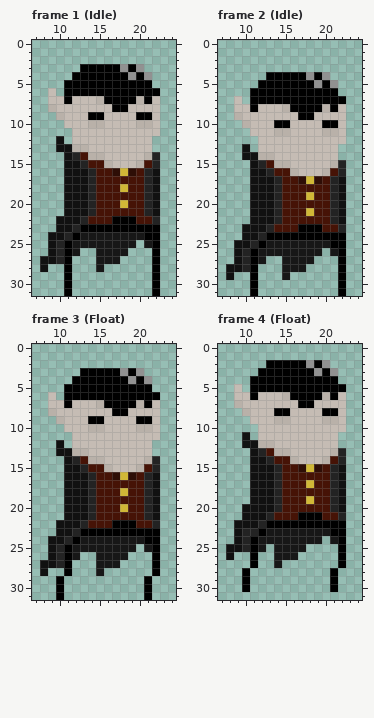
Edited in one commit: pixel-art file (Art/Vampire.aseprite). Above, as it was before the edit.
32x32 pixels, 5 frames. Shown: frame 1 (Idle): x 7..24, y 0..31; frame 2 (Idle): x 7..24, y 0..31; frame 3 (Float): x 7..24, y 0..31; frame 4 (Float): x 7..24, y 0..31. The commit also changed other frames, which this record leaves out.
After the commit:
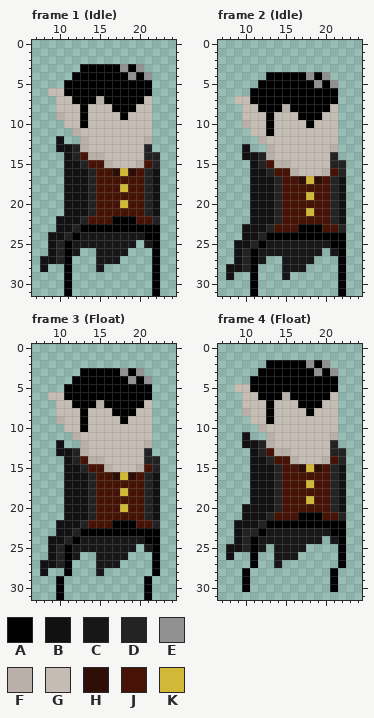
Palette (. is transparent): A #000000  B #111111  C #171717  D #232323  E #919191  F #b9b1a9  G #c5bcb4  H #2e0e06  J #461306  K #d1b837
Change:
--- frame 1 (Idle), layer "Layer 1"
@@ x 7..24 @@
  5 ....AAAAAAAAAAA...
- 6 ..G.AAAAAAAAAAAA..
- 7 ..GGAGGGFAAAAFAG..
- 8 ..FGGGGGGGAAGGGG..
- 9 ...FGGGAAGGGGAAG..
-10 ....GGGFFGGGGFFG..
-11 .....GGGGGGGGGGG..
-12 ...B.GGGGGGGGGG...
-13 ...BBFFGGGGGGGG...
-14 ....BDJFFGGGGGFD..
+ 6 ..GGAAAAAAAAAAA...
+ 7 ...GGAAAFAAAAAG...
+ 8 ...GGGAGGGAAAGG...
+ 9 ...FGGAGGGGAGGG...
+10 ....GGAGGGGGGGG...
+11 .....FGGGGGGGGG...
+12 ...B..FGGGGGGGF...
+13 ...BBDFGGGGGGGD...
+14 ....BDJFFGGGGGDD..
 15 ....BBDJJFGGGFJD..
--- frame 2 (Idle), layer "Layer 1"
@@ x 7..24 @@
  6 ....AAAAAAAAAAA...
- 7 ..G.AAAAAAAAAAAA..
- 8 ..GGAGGGFAAAAFAG..
- 9 ..FGGGGGGGAAGGGG..
-10 ...FGGGAAGGGGAAG..
-11 ....GGGFFGGGGFFG..
-12 .....GGGGGGGGGGG..
-13 ...B.GGGGGGGGGG...
-14 ...BBFFGGGGGGGG...
-15 ....BDJFFGGGGGFD..
+ 7 ..GGAAAAAAAAAAA...
+ 8 ...GGAAAFAAAAAG...
+ 9 ...GGGAGGGAAAGG...
+10 ...FGGAGGGGAGGG...
+11 ....GGAGGGGGGGG...
+12 .....FGGGGGGGGG...
+13 ...B..FGGGGGGGF...
+14 ...BBDFGGGGGGGD...
+15 ....BDJFFGGGGGDD..
 16 ....BBDJJFGGGFJD..
--- frame 3 (Float), layer "Layer 1": the same change as frame 1 (Idle)
--- frame 4 (Float), layer "Layer 1"
@@ x 7..24 @@
  4 ....AAAAAAAAAAA...
- 5 ..G.AAAAAAAAAAAA..
- 6 ..GGAGGGFAAAAFAG..
- 7 ..FGGGGGGGAAGGGG..
- 8 ...FGGGAAGGGGAAG..
- 9 ....GGGFFGGGGFFG..
-10 .....GGGGGGGGGGG..
-11 ...B.GGGGGGGGGG...
-12 ...BBFFGGGGGGGG...
-13 ....BDJFFGGGGGFD..
+ 5 ..GGAAAAAAAAAAA...
+ 6 ...GGAAAFAAAAAG...
+ 7 ...GGGAGGGAAAGG...
+ 8 ...FGGAGGGGAGGG...
+ 9 ....GGAGGGGGGGG...
+10 .....FGGGGGGGGG...
+11 ...B..FGGGGGGGF...
+12 ...BBDFGGGGGGGD...
+13 ....BDJFFGGGGGDD..
 14 ....BBDJJFGGGFJD..
Changed places in both pictures, as pixel boxes (x1, y1, x2, y2):
changed: (48, 88, 160, 160)
changed: (234, 96, 346, 168)
changed: (48, 392, 160, 464)
changed: (234, 384, 346, 456)
